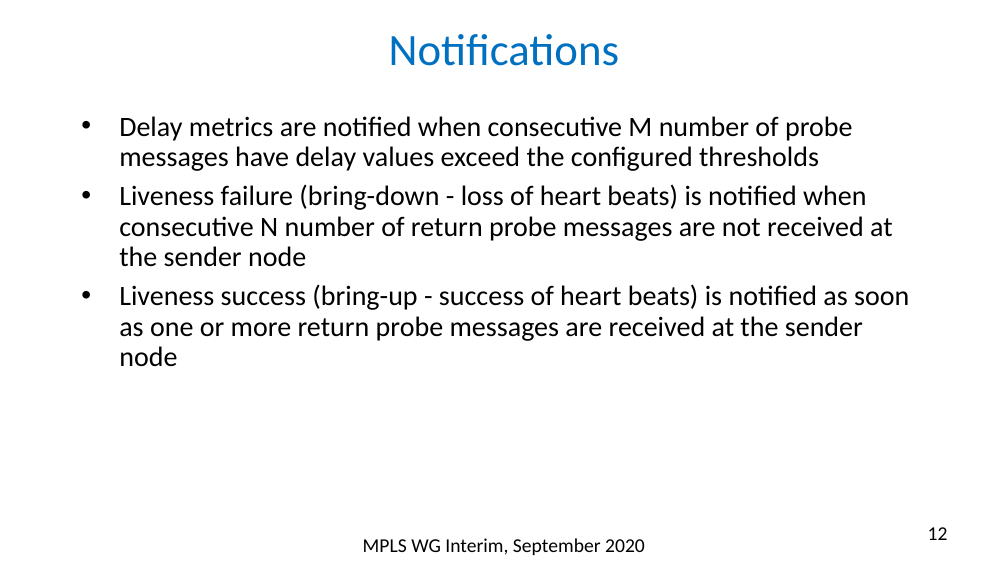
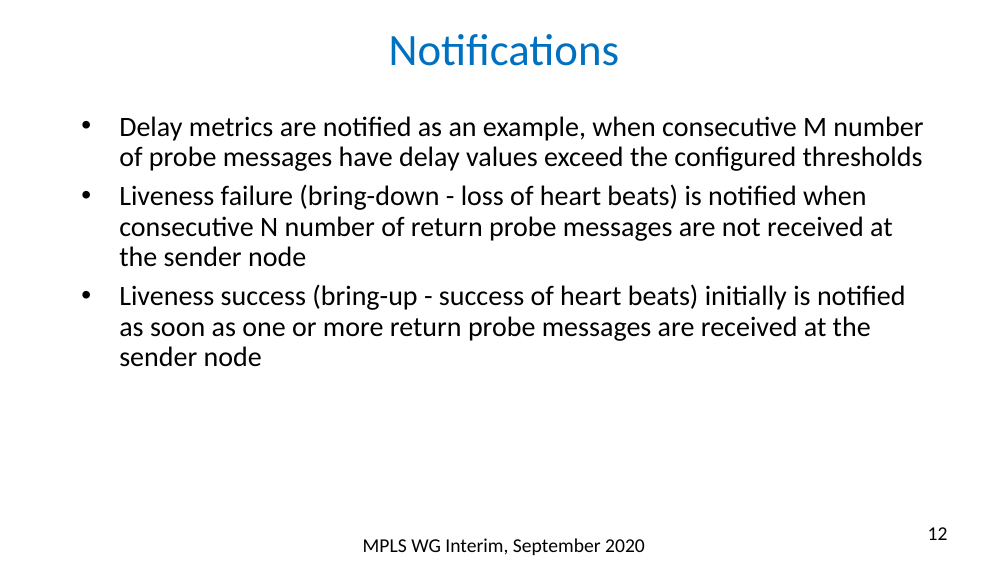
Before and after one commit to rakgandhi/ietf-slides, a slide deck: slide 12 of draft-gandhi-spring-sr-enhanced-plm-03.pptx. Drawn at 1008x567 pixels with LibreOffice and Linux fonts; fonts in the diff are those of the drawing. Boxes give left, top, right and bottom in pixels: in the first picture for what was removed or moved away, otherwise in the second. Text is boxed around its words. In the diff, an @@ line names an element or a change of style, - is before the commit and + after.

```diff
--- a/draft-gandhi-spring-sr-enhanced-plm-03.pptx
+++ b/draft-gandhi-spring-sr-enhanced-plm-03.pptx
@@ text at [119,116,923,171]: text changed @@
-• Delay metrics are notified when consecutive M number of probe messages have delay values exceed the configured thresholds
+• Delay metrics are notified as an example, when consecutive M number of probe messages have delay values exceed the configured thresholds
@@ text at [119,284,906,367]: text changed @@
-• Liveness success (bring-up - success of heart beats) is notified as soon as one or more return probe messages are received at the sender node
+• Liveness success (bring-up - success of heart beats) initially is notified as soon as one or more return probe messages are received at the sender node
```
Also in this commit, not shown: 2 other slides changed, 1 other file.
